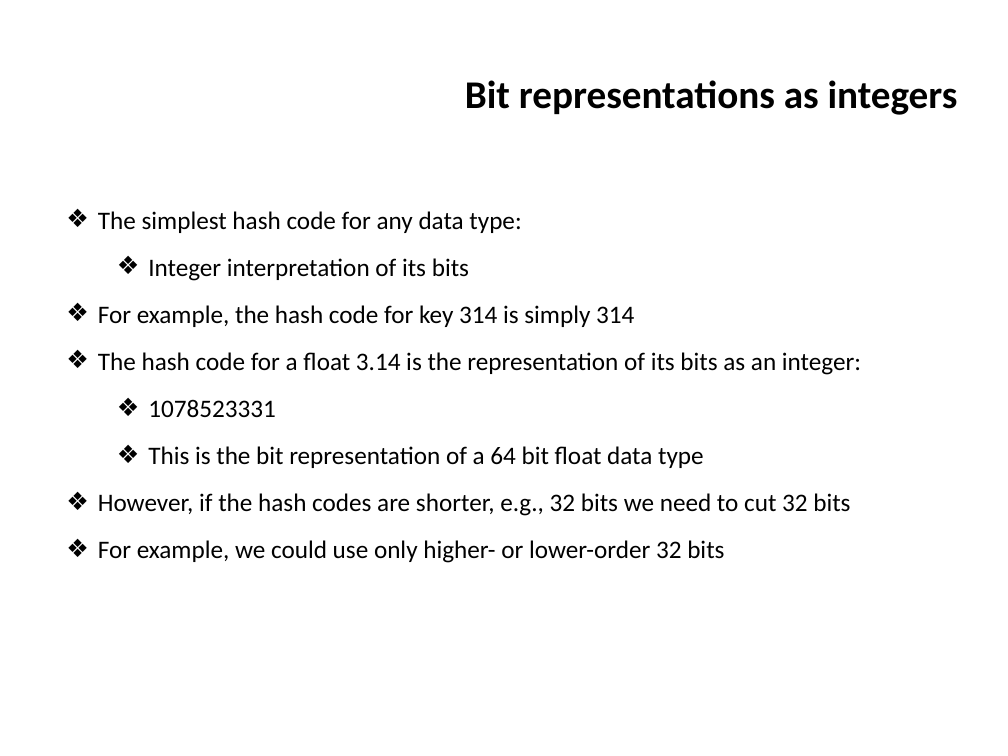
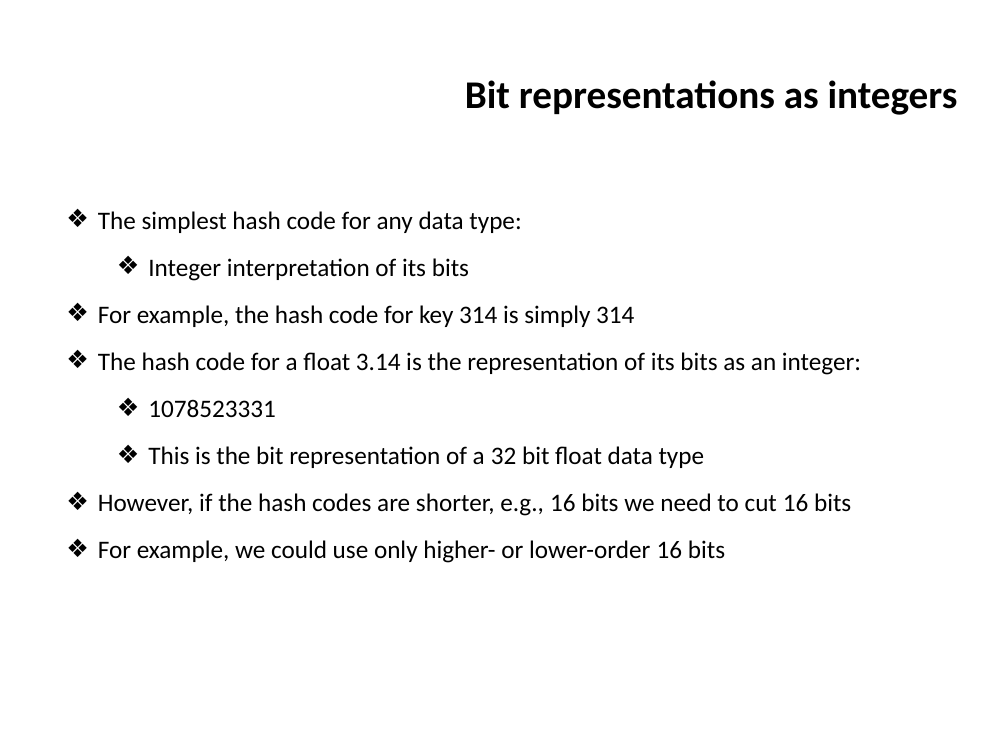
Before and after one commit to ifromm/dsa, a slide deck: slide 17 of slides/unit_5_hashtables.pptx. Drawn at 1008x756 pixels with LibreOffice and Linux fonts; fonts in the diff are those of the drawing; background and template pictures are left out. Boxes give left, top, right and bottom in pixels: in the first picture for what was removed or moved away, otherwise in the second. Text is boxed around its words. In the diff, an @@ line names an element or a change of style, - is before the commit and + after.

```diff
--- a/slides/unit_5_hashtables.pptx
+++ b/slides/unit_5_hashtables.pptx
@@ text at (98, 446, 851, 563): text changed @@
-  ❖ This is the bit representation of a 64 bit float data type
-❖ However, if the hash codes are shorter, e.g., 32 bits we need to cut 32 bits
-❖ For example, we could use only higher- or lower-order 32 bits
+  ❖ This is the bit representation of a 32 bit float data type
+❖ However, if the hash codes are shorter, e.g., 16 bits we need to cut 16 bits
+❖ For example, we could use only higher- or lower-order 16 bits
```
Also in this commit, not shown: 4 other slides changed, 1 other file.
